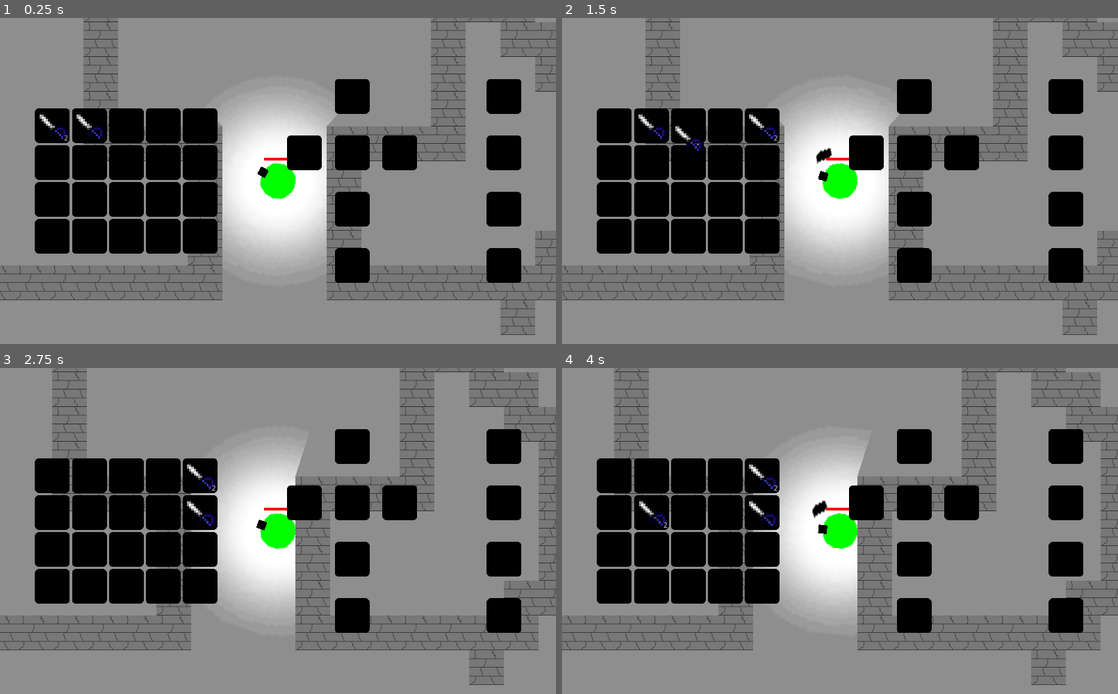
Above: before the commit, frames 1-4 (two rows, left to right).
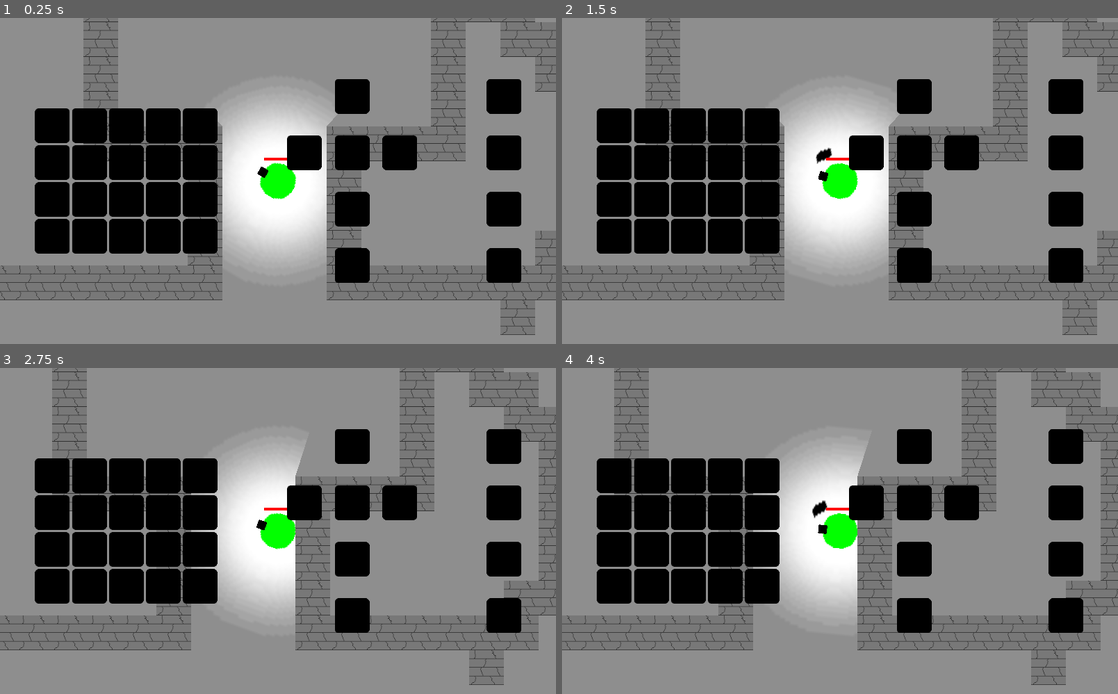
Above: after the commit, the same moments.

Repository: lolzyman/Quast
Game: Godot game, scene res://Templates/Levels/New Player World.tscn
The game is run twice, just before and just after one commit, with the same random seed, the same clock (stepped at 60 frames per second) and the same inputs. This scene is started directly instead of the project's main scene. The engine's default icon, where the game draws it, is replaced by a stand-in: a white triangle on a blue panel in a dark square.
Inputs (mouse positions are in pixels of both pictures, inside the frame that each line leads up to):
- Up to frame 1 (0.25 s): no input
- Up to frame 2 (1.5 s): tap Enter at 0.5 s; drag from (612, 125) to (762, 125) at 0.52 s; drag from (650, 125) to (762, 161) at 1.27 s
- Up to frame 3 (2.75 s): move the mouse to (127, 475) at 2.02 s; hold Right (ui_right) from 2.03 s (still down); tap E (game_interact) at 2.1 s; click (127, 475) at 2.17 s
- Up to frame 4 (4 s): release Right (ui_right) at 2.75 s; drag from (723, 475) to (612, 550) at 2.77 s; drag from (762, 475) to (650, 511) at 3.52 s

The runs differ from the first frame. In frame 1, 0.2% of the frame differs, in the area x 7-19%, y 29-38%; in frame 2, 0.3%, in the area x 13-39%, y 29-41%; in frame 3, 0.2%; in frame 4, 0.3%.

Commit message:
Inventory Inteface
Implemented functionality for equipment to change the attack style. Created a bug where the inventory creates a duplicate item in the UI if the item is in the equipment

Diff:
--- a/Player Camera.gd
+++ b/Player Camera.gd
@@ -12,10 +12,15 @@
 	if target_player_path != null:
 		target_player = get_node(target_player_path);
 		target_player.managed_inventory.temp_target = $"CanvasLayer/Inventory Overlay";
-		$"CanvasLayer/Inventory Overlay".prep_from_dictionary(target_player.managed_inventory.inventory);
-		print("Error value: ", target_player.managed_inventory.connect("inventory_update", $"CanvasLayer/Inventory Overlay", "update_inventory"))
+
+		$"CanvasLayer/Inventory Overlay".my_source_dictionary = target_player.managed_inventory.inventory;
+		assign_signals();
+
 	pass # Replace with function body.
 
+func assign_signals():
+	print("Inventory Change Error value: ", target_player.managed_inventory.connect("inventory_update", $"CanvasLayer/Inventory Overlay", "update_inventory"))
+	print("Head Equipment Change Error value: ", $"CanvasLayer/Inventory Overlay".connect("right_hand_equipment_changed", target_player, "right_hand_equipment_handler"));
 
 # Called every frame. 'delta' is the elapsed time since the previous frame.
 func _process(delta):
--- a/Player Camera.tscn
+++ b/Player Camera.tscn
@@ -3,7 +3,6 @@
 [ext_resource path="res://Templates/UI/Inventory 2.tscn" type="PackedScene" id=1]
 [ext_resource path="res://Templates/GameEntities/Items 2.0/SwordC.tscn" type="PackedScene" id=2]
 [ext_resource path="res://Player Camera.gd" type="Script" id=3]
-
 
 [node name="Node2D" type="Camera2D"]
 script = ExtResource( 3 )
--- a/Scripts/GameEntities/Characters/PlayerController.gd
+++ b/Scripts/GameEntities/Characters/PlayerController.gd
@@ -88,6 +88,21 @@
 			equipment[key] = null
 			equipment_change_flag = true;
 			return
+
+func right_hand_equipment_handler(new_item, old_item):
+	print("Right Hand Equipment Handler Function")
+	print(new_item, old_item);
+	if new_item.empty():
+		return
+	var new_item_information = new_item["Item"];
+	print(new_item_information)
+	var item_info = new_item_information.instance().get_item_info();
+	if item_info.has_all(["Melee_Damage_Value", "Melee_Damage_Type","Attack_Sprite","Attack_Collider"]):
+		$Melee_Monitor.ready_weapon(item_info)
+	pass
+	var x = 10;
+	x += 12;
+	pass
 
 func _physics_process(_delta):
 	if Input.is_action_pressed("ui_right"):
--- a/Scripts/MISC Controllers/Inventory.gd
+++ b/Scripts/MISC Controllers/Inventory.gd
@@ -10,11 +10,7 @@
 signal inventory_update;
 
 func _ready():
-	print("Error Value: ", connect("inventory_update", self, "temp_function"));
-
-func temp_function():
-	print("Hello I am a temp!");
-	temp_target.prep_from_dictionary(inventory);
+	pass
 
 func remove_item_by_value(item_dictionary:Dictionary):
 	if !item_dictionary.has_all(["Item", "Quantity", "Max_Quantity"]):
--- a/Templates/UI/Inventory 2.tscn
+++ b/Templates/UI/Inventory 2.tscn
@@ -3,7 +3,6 @@
 [ext_resource path="res://Templates/UI/Inventory_Overlay.gd" type="Script" id=2]
 [ext_resource path="res://Templates/UI/Item_Element.tscn" type="PackedScene" id=3]
 [ext_resource path="res://Templates/GameEntities/Items 2.0/SwordC.tscn" type="PackedScene" id=4]
-
 
 [node name="Inventory Overlay" type="CenterContainer"]
 anchor_right = 1.0
@@ -94,6 +93,7 @@
 anchor_bottom = 0.0
 margin_right = 64.0
 margin_bottom = 64.0
+my_function = 1
 my_equipment_function = 1
 new_parent = NodePath("../../../../..")
 
@@ -103,6 +103,7 @@
 margin_left = 88.0
 margin_right = 152.0
 margin_bottom = 64.0
+my_function = 1
 my_equipment_function = 3
 new_parent = NodePath("../../../../..")
 
@@ -112,6 +113,7 @@
 margin_left = 176.0
 margin_right = 240.0
 margin_bottom = 64.0
+my_function = 1
 my_equipment_function = 2
 new_parent = NodePath("../../../../..")
 
@@ -132,6 +134,7 @@
 anchor_bottom = 0.0
 margin_right = 64.0
 margin_bottom = 64.0
+my_function = 1
 my_equipment_function = 4
 new_parent = NodePath("../../../../..")
 
@@ -150,6 +153,7 @@
 anchor_bottom = 0.0
 margin_right = 64.0
 margin_bottom = 64.0
+my_function = 1
 my_equipment_function = 5
 new_parent = NodePath("../../../../..")
 
--- a/Templates/UI/Inventory_Overlay.gd
+++ b/Templates/UI/Inventory_Overlay.gd
@@ -20,7 +20,7 @@
 
 signal head_equipment_changed(new_item, old_item);
 signal torso_equipment_changed(new_item, old_item);
-signal left_hand_quipment_changed(new_item, old_item);
+signal left_hand_equipment_changed(new_item, old_item);
 signal right_hand_equipment_changed(new_item, old_item);
 signal leg_equipment_changed(new_item, old_item);
 signal feet_equipment_changed(new_item, old_item);
@@ -31,9 +31,7 @@
 var my_source_dictionary;
 func _ready():
 	add_grid_spaces(20);
-	prep_from_dictionary(dummyDictionary);
 	connect("head_equipment_changed", self ,"dummy_emitter")
-	my_source_dictionary = dummyDictionary;
 
 func add_grid_spaces(space_count : int):
 	for index in range(space_count):
@@ -43,7 +41,6 @@
 		new_inventory_slot.new_parent = self;
 
 func update_inventory():
-	print("I got called")
 	prep_from_dictionary(my_source_dictionary);
 
 func inventory_movement_handler(moving_item_slot:Item_Element_Class, stationary_item_slot:Item_Element_Class):
@@ -68,6 +65,7 @@
 
 
 func prep_from_dictionary(source_dictionary : Dictionary):
+	my_source_dictionary = source_dictionary;
 	for item_key in source_dictionary:
 		var item = source_dictionary[item_key];
 		print("prep_from_dictionary starting", item);
@@ -98,7 +96,7 @@
 			Item_Element_Class.equipment_slot_type.torso:
 				emit_signal("torso_equipment_changed", new_item, old_item)
 			Item_Element_Class.equipment_slot_type.legs:
-				emit_signal("legs_equipment_changed", new_item, old_item)
+				emit_signal("leg_equipment_changed", new_item, old_item)
 			Item_Element_Class.equipment_slot_type.feet:
 				emit_signal("feet_equipment_changed", new_item, old_item)
 
